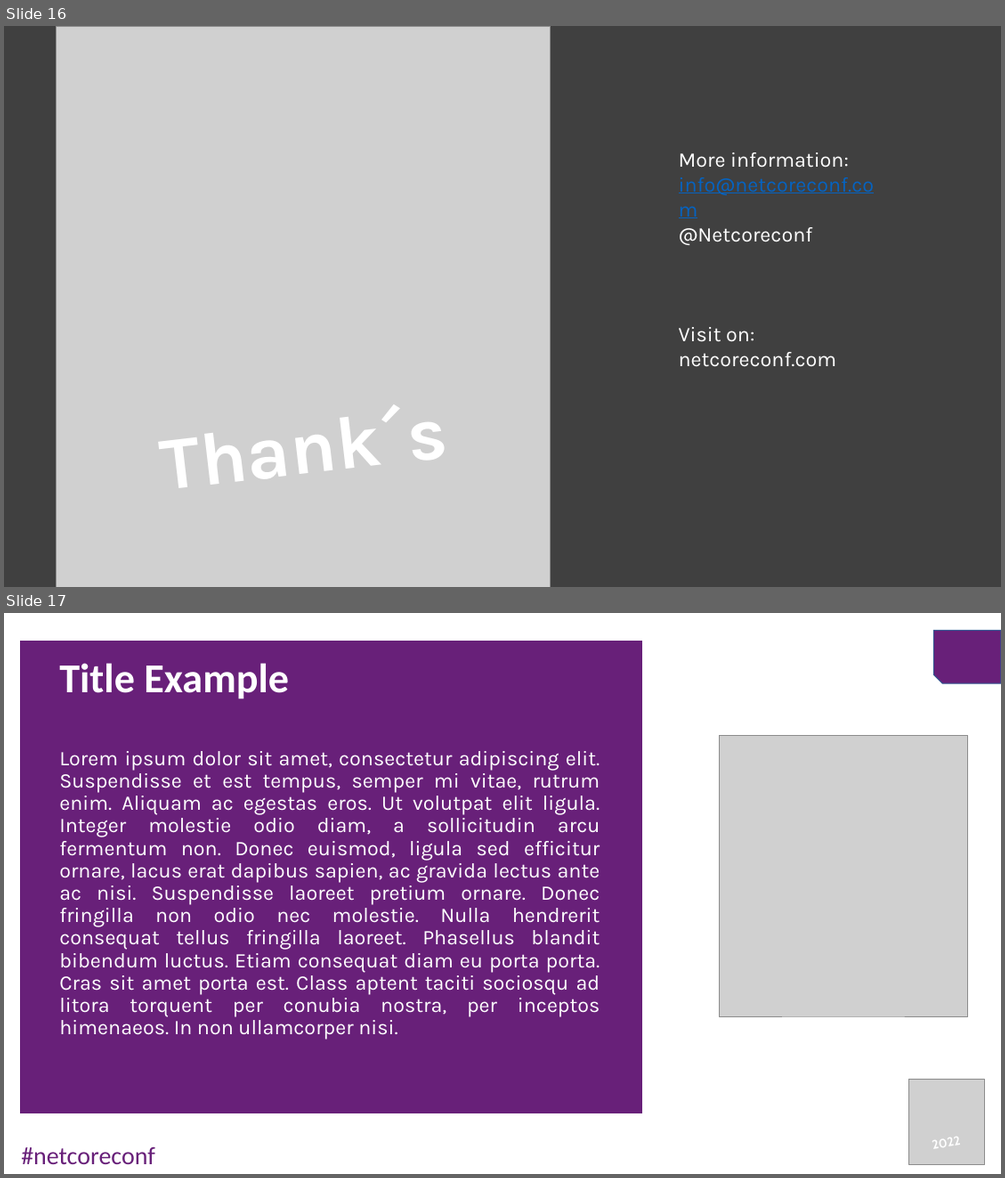
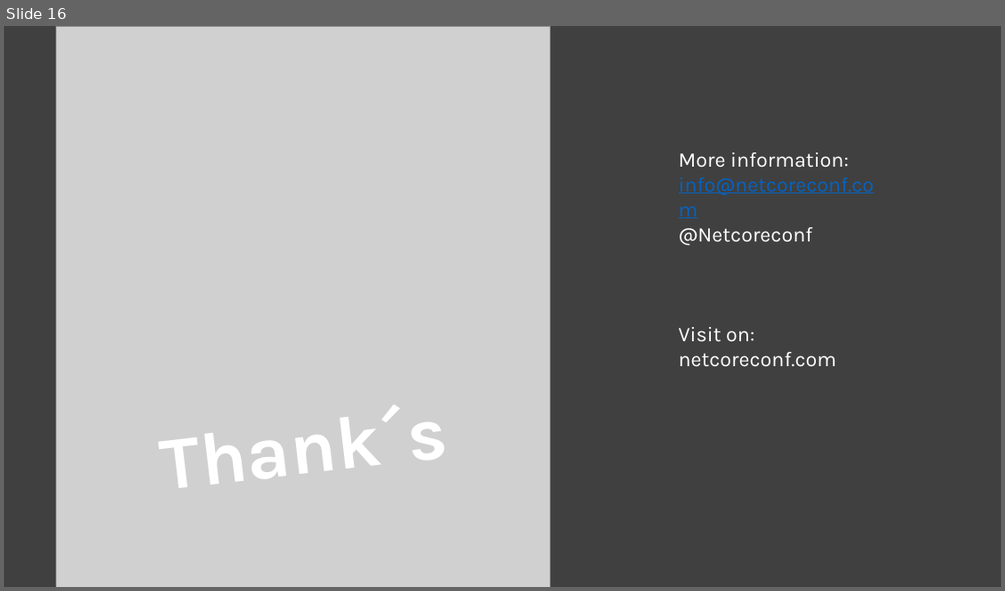
Before and after one commit to cgarrido/NetCoreConfBCN23.Blazor, a slide deck: netcoreconf23_BCN_BlazorNoWayHome.pptx. Shown one above the other, each under a label of ours: slides 16 and 17 before the commit, slide 16 after it. The pictures are 1005x1178 and 1005x591 pixels, drawn with LibreOffice and Linux fonts; fonts in the diff are those of the drawing; grey boxes stand for pictures. Boxes give left, top, right and bottom in pixels: in the first picture for what was removed or moved away, otherwise in the second. Text is boxed around its words. In the diff, an @@ line names an element or a change of style, - is before the commit and + after.

```diff
--- a/netcoreconf23_BCN_BlazorNoWayHome.pptx
+++ b/netcoreconf23_BCN_BlazorNoWayHome.pptx
@@ slide 17 removed at (4, 613, 1001, 1174), background #FFFFFF @@
@@ snip rect removed at (933, 630, 1001, 683) @@
@@ rectangle removed at (20, 641, 642, 1112) @@
@@ title removed at (59, 663, 289, 699) @@
-Title Example
@@ picture removed at (720, 735, 967, 1016) @@
@@ text removed at (59, 751, 600, 1039) @@
-Lorem ipsum dolor sit amet, consectetur adipiscing elit. Suspendisse et est tempus, semper mi vitae, rutrum enim. Aliquam ac egestas eros. Ut volutpat elit ligula. Integer molestie odio diam, a sollicitudin arcu fermentum non. Donec euismod, ligula sed efficitur ornare, lacus erat dapibus sapien, ac gravida lectus ante ac nisi. Suspendisse laoreet pretium ornare. Donec fringilla non odio nec molestie. Nulla hendrerit consequat tellus fringilla laoreet. Phasellus blandit bibendum luctus. Etiam consequat diam eu porta porta. Cras sit amet porta est. Class aptent taciti sociosqu ad litora torquent per conubia nostra, per inceptos himenaeos. In non ullamcorper nisi.
@@ picture removed at (909, 1078, 985, 1165) @@
@@ text removed at (932, 1136, 961, 1148) @@
-2022
@@ text removed at (21, 1147, 155, 1164) @@
-#netcoreconf
```
